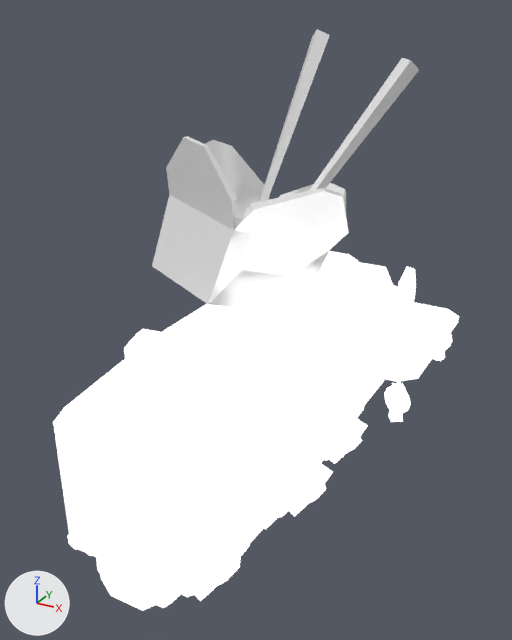
Before and after pictures for a commit that changed the glTF model models/ultimate-pack/low-poly-10/t/scifi-scifi-foodtruck-open.glb.
Camera for both pictures: a camera (50 mm lens) standing at (4.21, -7.55, 6.58) and looking at (0.2, -0.25, 2.93). The lights are fixed; the arrows at lower left show +X, +Y and +Z. The picture after the commit comes second. Where no turn or scale is listed for an object, it has been applied to the vertices.

Objects in the first picture: 'scifi-foodtruck-open'.
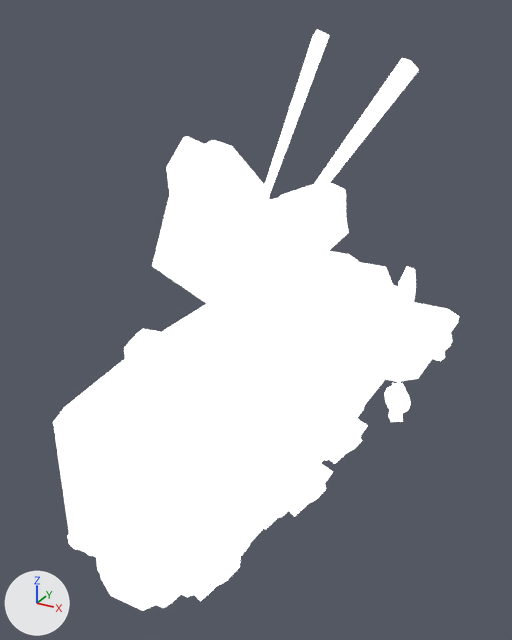
Where the change shows, as pixel boxes (x1, y1, x2, y2) in the pictures (512 x 640 px):
'scifi-foodtruck-open', surface changed (grey to white)
    both: (86, 29, 419, 523)

Edits to the bpy script that builds the scene:
```text
Change mat_lowpoly_colors_transparent:
    where n0 = _N.new('ShaderNodeBsdfPrincipled'); n0.name = 'Principled BSDF'
    remove n0.inputs[1].default_value = 0.4  # 'Metallic'
    n0.inputs[2].default_value: 0.155 -> 0.986  # 'Roughness'
    add n0.inputs[28].default_value = 1.0  # 'Emission Strength'
    where n2 = _N.new('ShaderNodeVertexColor'); n2.name = 'Color Attribute'
    add _L.new(n2.outputs[1], n0.inputs[4])  # 'Alpha' to 'Alpha'
```
